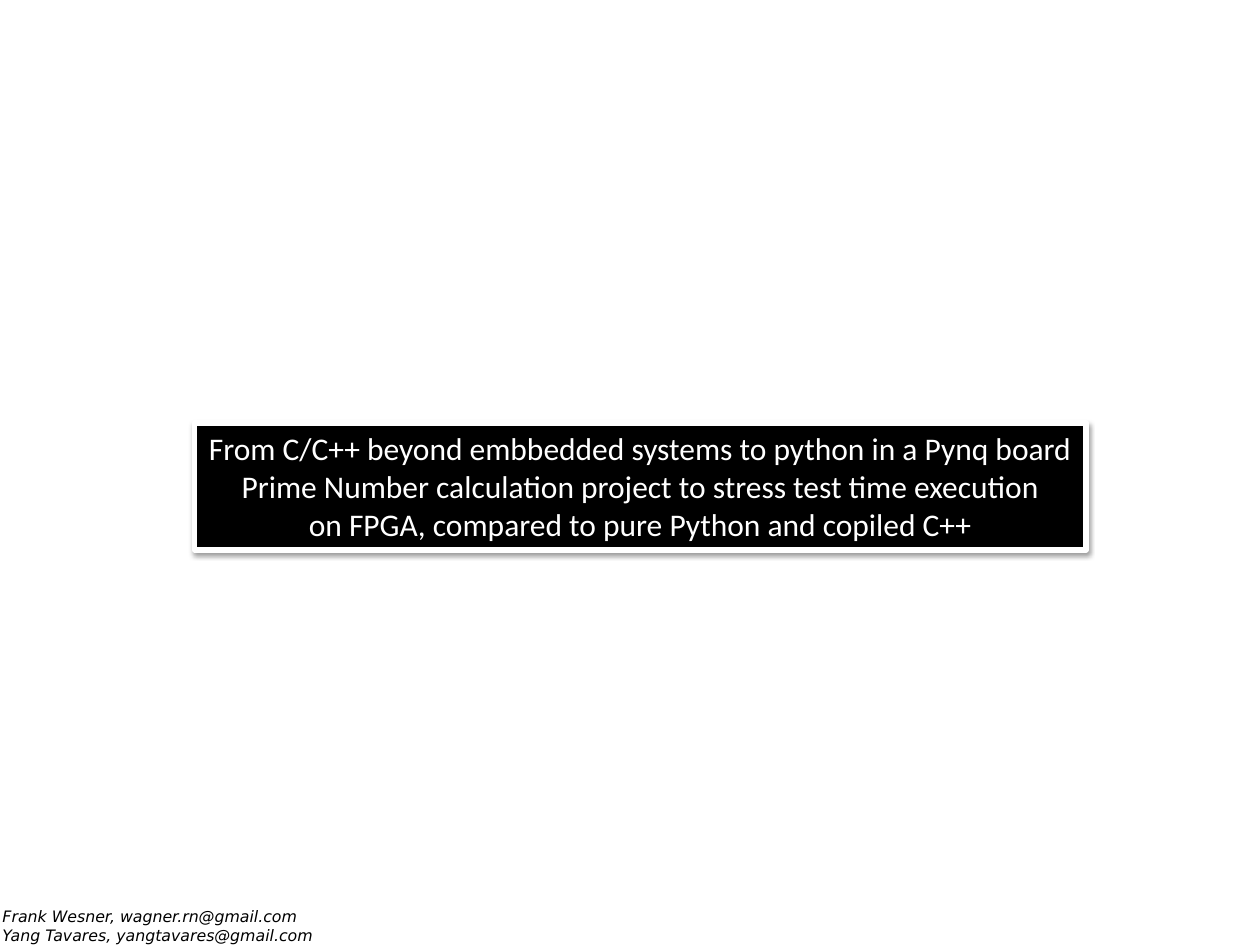
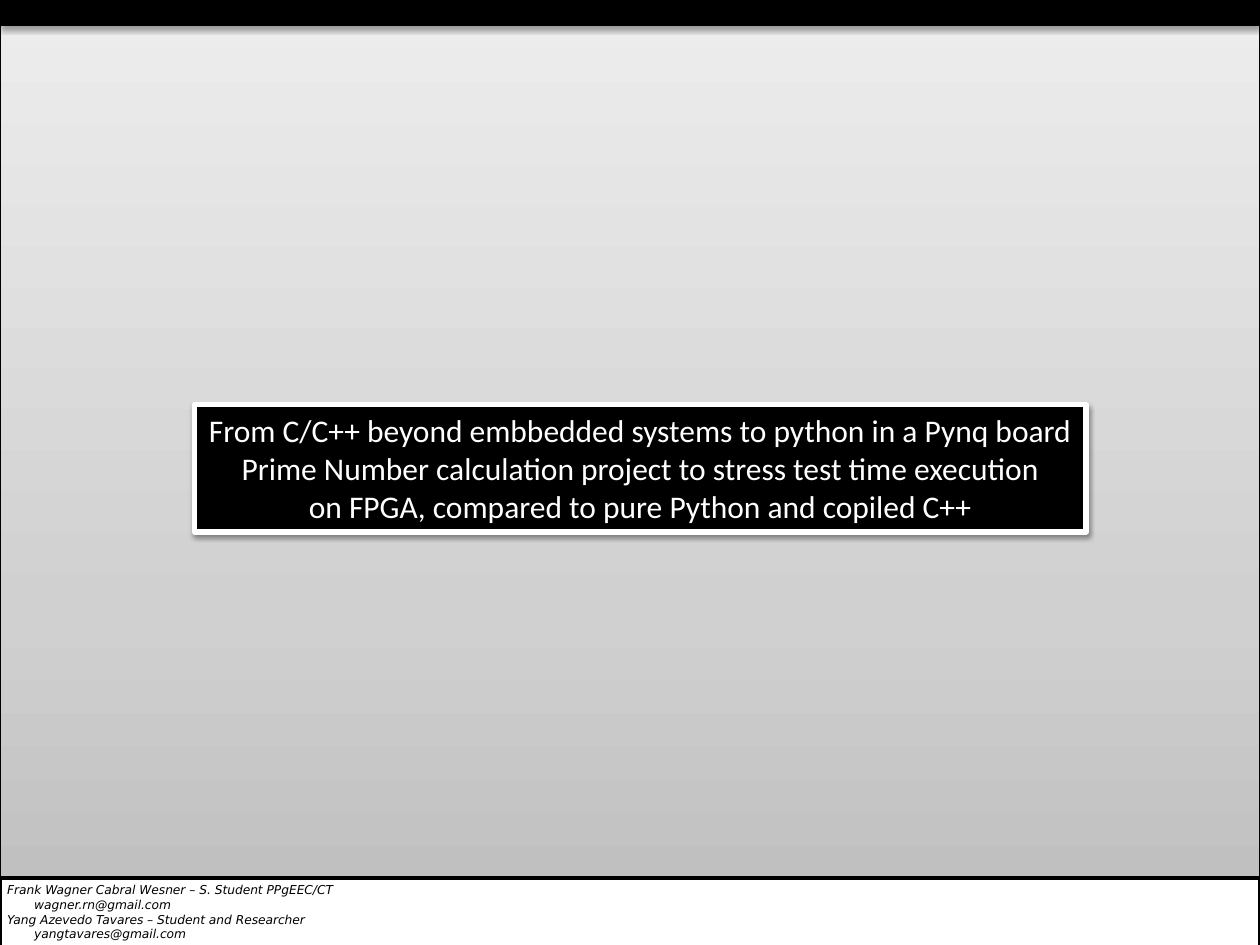
Before and after one commit to wagnerrn/pynq-primenumber, a slide deck: slide 1 of misc/primenumber.pptx. Drawn at 1260x945 pixels with LibreOffice and Linux fonts; fonts in the diff are those of the drawing; background and template pictures are left out. Boxes give left, top, right and bottom in pixels: in the first picture for what was removed or moved away, otherwise in the second. Text is boxed around its words. In the diff, an @@ line names an element or a change of style, - is before the commit and + after.

```diff
--- a/misc/primenumber.pptx
+++ b/misc/primenumber.pptx
@@ rectangle added at (0,0,1260,945), fill gradient #BDBDBD to #D1D1D1 to #EEEEEE, outline #000000 0.75 pt @@
@@ rectangle added at (0,0,1260,26), fill #000000 @@
@@ rectangle "From C/C++ beyond embbedded systems ...": place and size @@
-rectangle "From C/C++ beyond embbedded systems ..." at (195,423,1086,551)
+rectangle "From C/C++ beyond embbedded systems ..." at (195,404,1086,532)
@@ rectangle added at (0,878,1260,945), fill #FFFFFF, outline #000000 2 pt @@
@@ text at (7,885,333,941): text changed; size 9 to 7 pt @@
-Frank Wesner, wagner.rn@gmail.com
-Yang Tavares, yangtavares@gmail.com
+Frank Wagner Cabral Wesner – S. Student PPgEEC/CT
+wagner.rn@gmail.com
+Yang Azevedo Tavares – Student and Researcher
+yangtavares@gmail.com
```
Also in this commit, not shown: 33 other slides changed, 1 slide added, 1 slide removed, 3 other files.
